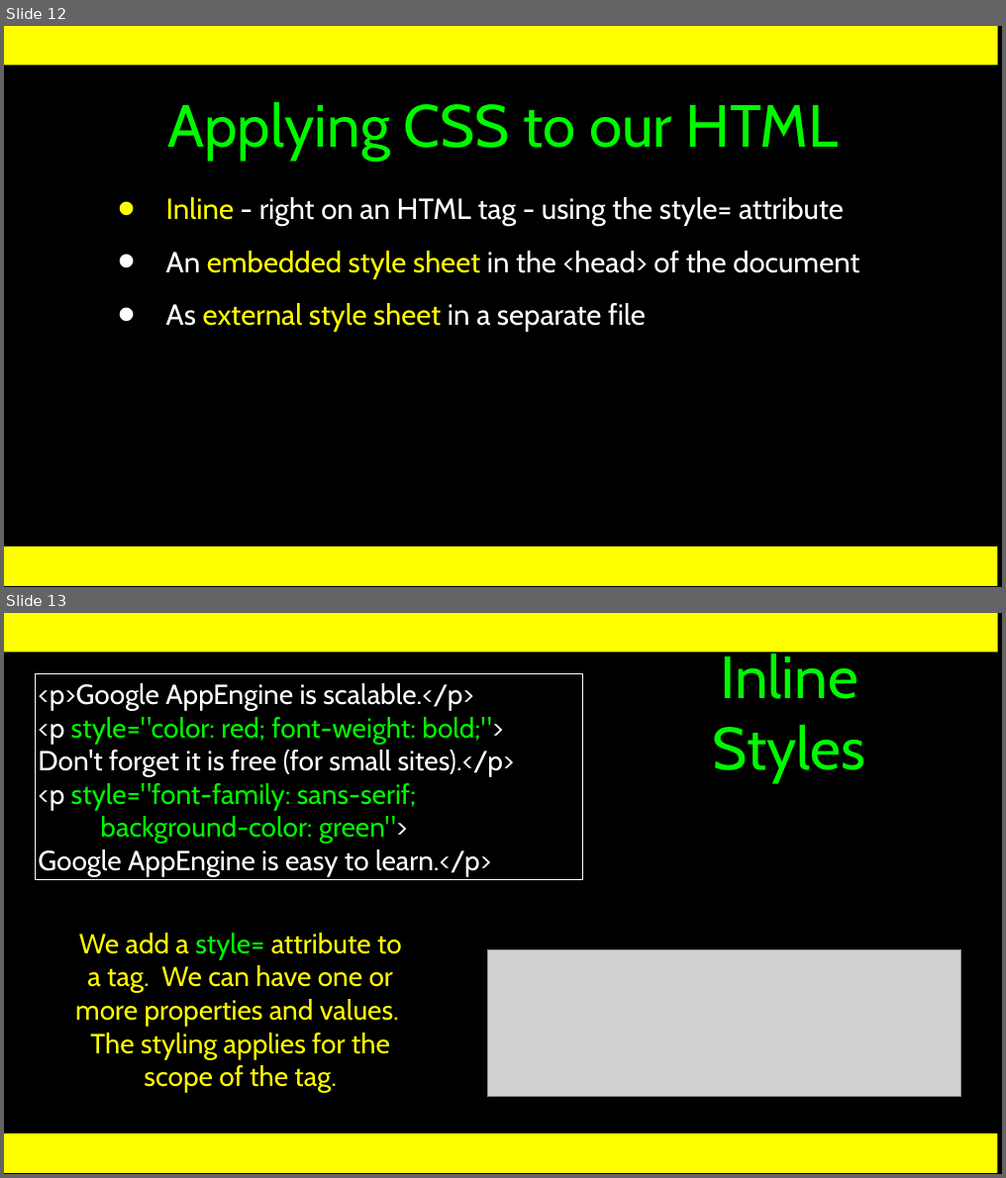
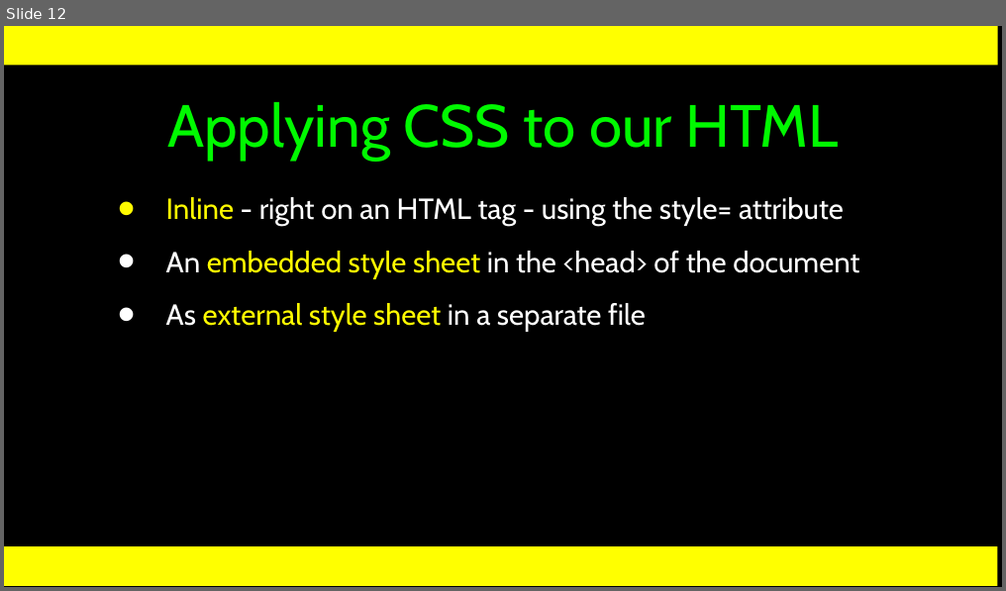
Before and after one commit to csev/wa4e, a slide deck: lectures/Web-03-CSS.ppt. Shown one above the other, each under a label of ours: slides 12 and 13 before the commit, slide 12 after it. The pictures are 1006x1178 and 1006x591 pixels, drawn with LibreOffice and Linux fonts; fonts in the diff are those of the drawing; grey boxes stand for pictures. Boxes give left, top, right and bottom in pixels: in the first picture for what was removed or moved away, otherwise in the second. Text is boxed around its words. In the diff, an @@ line names an element or a change of style, - is before the commit and + after.

```diff
--- a/lectures/Web-03-CSS.ppt
+++ b/lectures/Web-03-CSS.ppt
@@ slide 13 removed at bbox=[4, 613, 1002, 1174], background #000000; not listed: 3 template elements that a slide beside it also shows @@
@@ title removed at bbox=[713, 648, 865, 782] @@
-Inline Styles
@@ rectangle removed at bbox=[35, 673, 583, 879] @@
-<p>Google AppEngine is scalable.</p>
-<p style="color: red; font-weight: bold;">
-Don't forget it is free (for small sites).</p>
-<p style="font-family: sans-serif;
-background-color: green">
-Google AppEngine is easy to learn.</p>
@@ text removed at bbox=[75, 933, 402, 1093] @@
-We add a style= attribute to a tag. We can have one or more properties and values. The styling applies for the scope of the tag.
@@ picture removed at bbox=[487, 951, 960, 1098] @@
```
Also in this commit, not shown: 9 slides changed, 8 slides added, 10 other slides removed, 1 other file.
